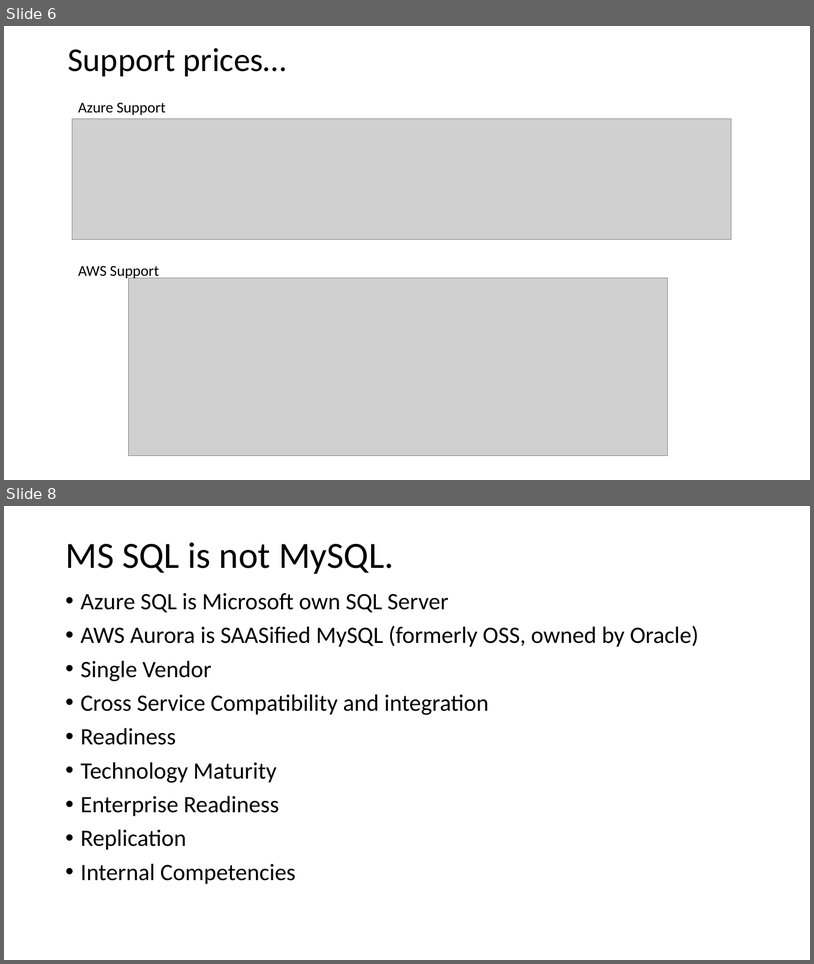
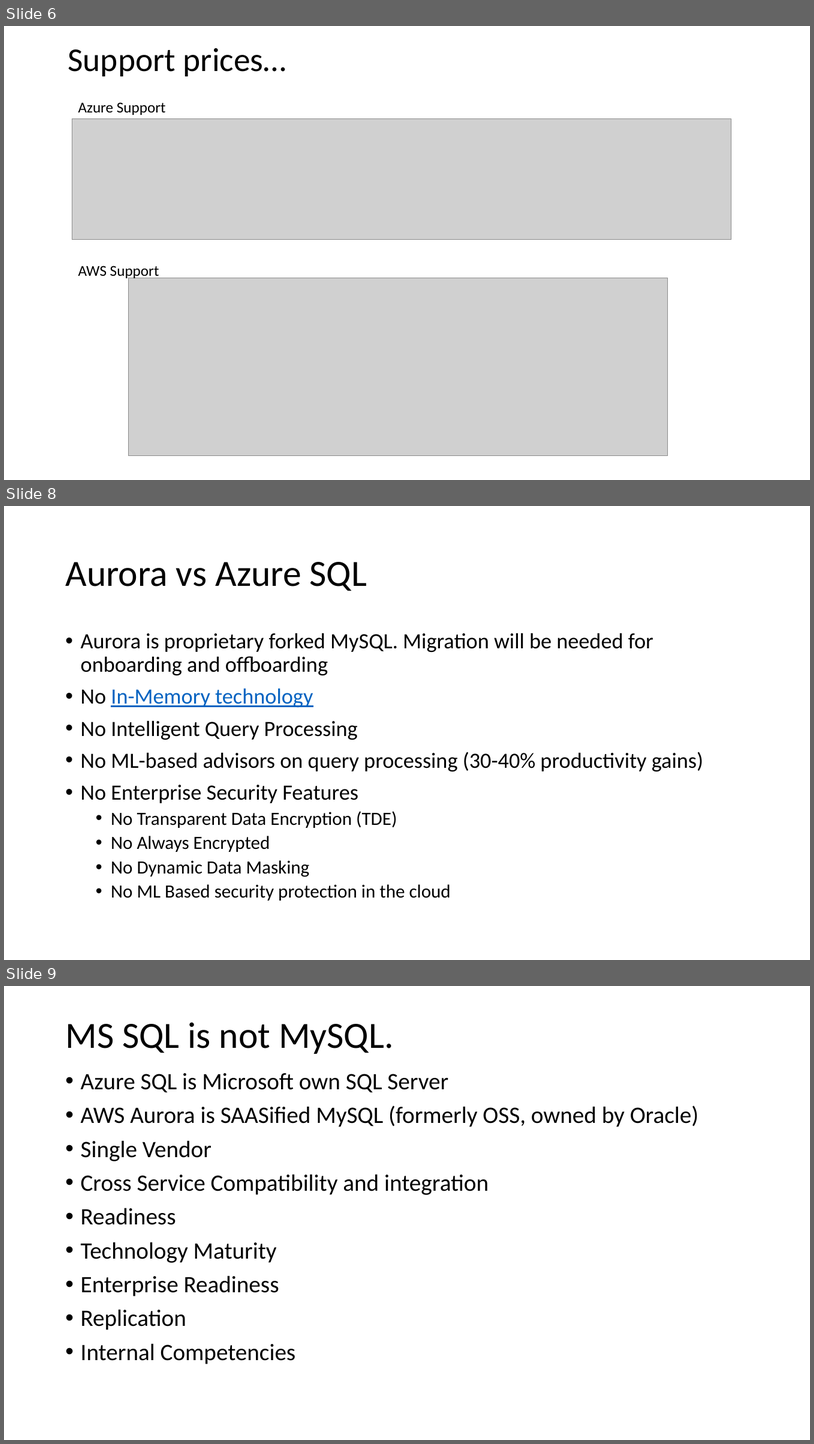
Before and after one commit to peterperov/MSFTCSA, a slide deck: 114-ASQL-AWS-Aurora-Compete/ASQL vs AWS Aurora Compete.pptx. Shown one above the other, each under a label of ours: slides 6 and 8 before the commit, slides 6, 8 and 9 after it; the slides between them are not shown. The pictures are 814x964 and 814x1444 pixels, drawn with LibreOffice and Linux fonts; fonts in the diff are those of the drawing; grey boxes stand for pictures. Boxes give left, top, right and bottom in pixels: in the first picture for what was removed or moved away, otherwise in the second. Text is boxed around its words. In the diff, an @@ line names an element or a change of style, - is before the commit and + after.

Commit message:
changes

```diff
--- a/114-ASQL-AWS-Aurora-Compete/ASQL vs AWS Aurora Compete.pptx
+++ b/114-ASQL-AWS-Aurora-Compete/ASQL vs AWS Aurora Compete.pptx
@@ slide 8 added at bbox=[4, 506, 810, 960], background #FFFFFF @@
@@ title added at bbox=[65, 562, 368, 591], 44 pt, text #000000 @@
+Aurora vs Azure SQL
@@ text added at bbox=[81, 633, 704, 900], 25.9 pt, text #000000 @@
+• Aurora is proprietary forked MySQL. Migration will be needed for onboarding and offboarding
+• No In-Memory technology
+• No Intelligent Query Processing
+• No ML-based advisors on query processing (30-40% productivity gains)
+• No Enterprise Security Features
+  • No Transparent Data Encryption (TDE)
+  • No Always Encrypted
+  • No Dynamic Data Masking
+  • No ML Based security protection in the cloud
@@ what was slide 8 is now slide 9 @@
```
